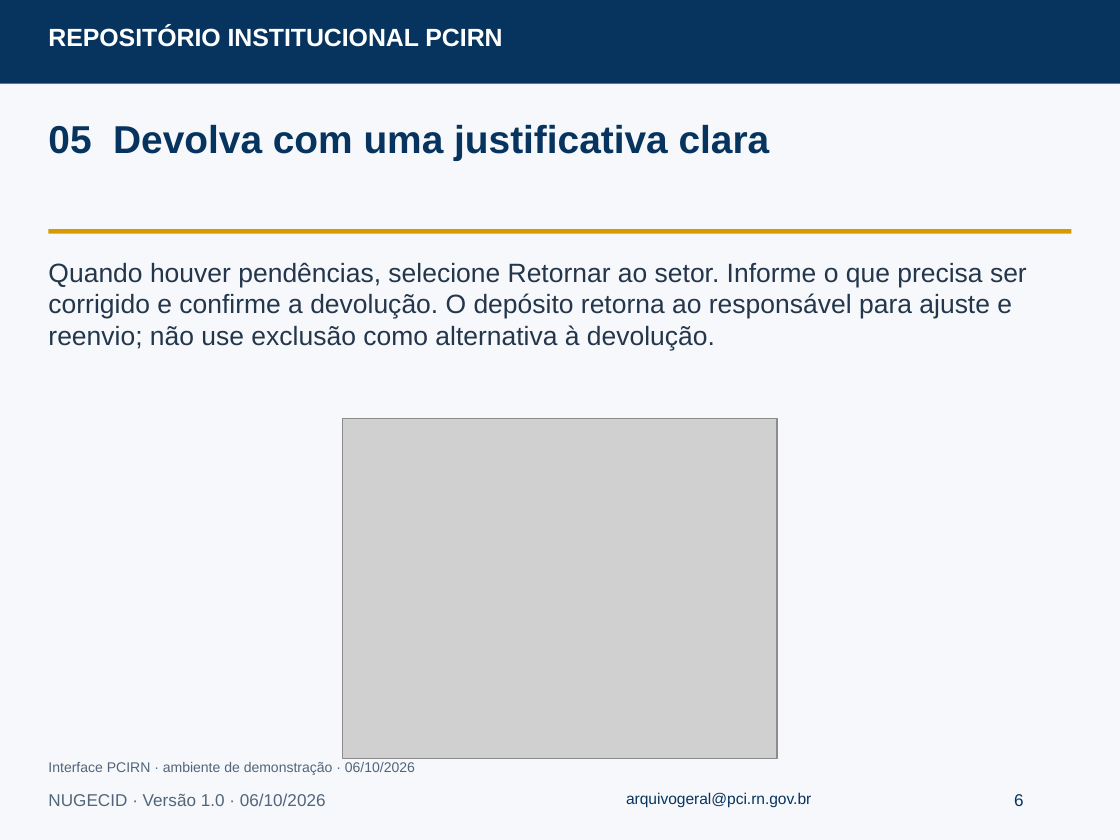
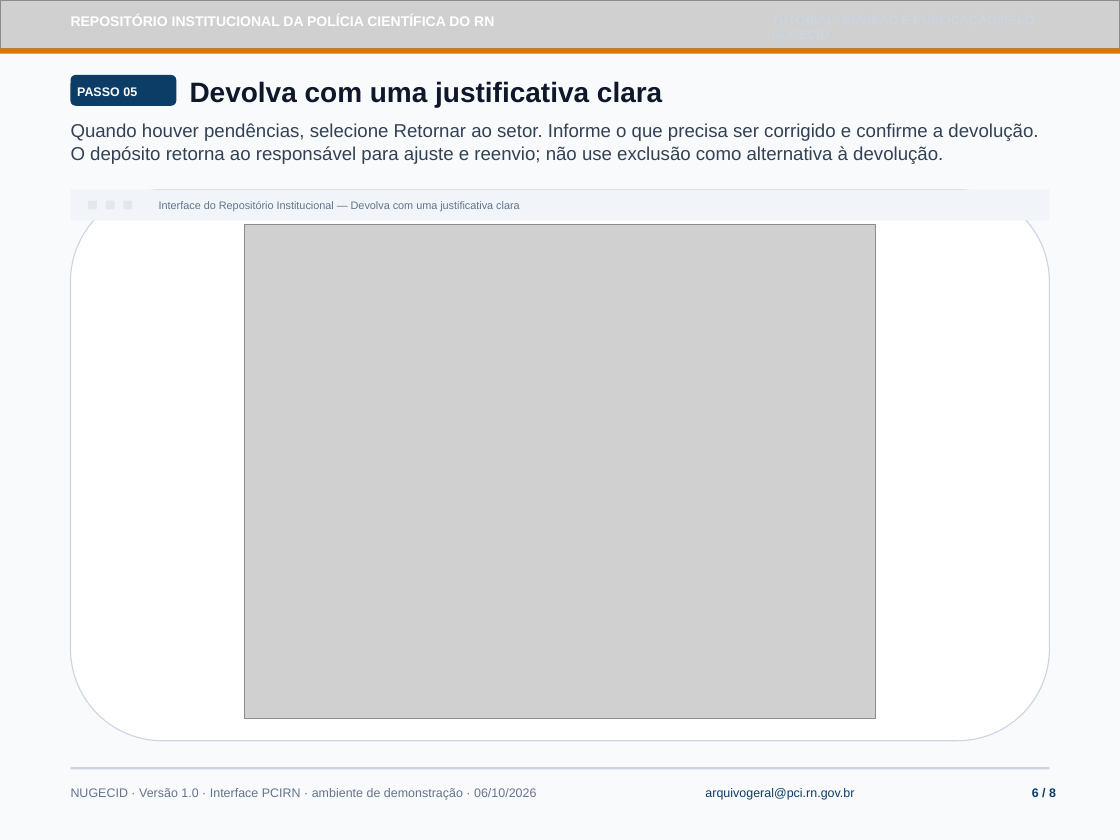
Before and after one commit to kevintestegit/dspace-pcirn, a slide deck: slide 6 of docs/tutoriais/revisao-publicacao.odp. Drawn at 1120x840 pixels with LibreOffice and Linux fonts; fonts in the diff are those of the drawing; grey boxes stand for pictures. Boxes give left, top, right and bottom in pixels: in the first picture for what was removed or moved away, otherwise in the second. Text is boxed around its words. In the diff, an @@ line names an element or a change of style, - is before the commit and + after.

Commit message:
feat(tutoriais): redesign tutorial presentations with official PCIRN visual kit
- Apply official PCIRN visual identity (textured header, coat of arms, gold micro-strip)
- Redesign cover slides, step indicator badges, and 3-stage governance flow
- Replace partial home crop with full homepage capture and search highlight
- Add adaptive viewport framing with operational guidance cards for narrow captures
- Regenerate all 5 tutorial ODP sources and tagged PDF documents
- Bump dspace-angular submodule with updated catalog and exported PDFs

```diff
--- a/docs/tutoriais/revisao-publicacao.odp
+++ b/docs/tutoriais/revisao-publicacao.odp
@@ rectangle at (0,0,1120,840): fill #F6F8FB to #F8FAFC @@
@@ picture added at (0,0,1120,48) @@
@@ text removed at (48,26,502,47) @@
-REPOSITÓRIO INSTITUCIONAL PCIRN
@@ text added at (71,17,494,26), 9 pt, text #FFFFFF, bold @@
+REPOSITÓRIO INSTITUCIONAL DA POLÍCIA CIENTÍFICA DO RN
@@ rectangle: place and size @@
-rectangle at (0,0,1120,84)
+rectangle at (0,48,1120,54)
@@ rectangle at (0,48,1120,54): fill #07345F to #D97706 @@
@@ rounded rectangle added at (71,75,176,106), fill #0C3D67 @@
@@ text added at (77,87,137,96), 8 pt, text #FFFFFF, bold @@
+PASSO 05
@@ text at (190,81,662,108): text changed; size 25 to 18 pt; text colour #07345F to #0F172A @@
-05 Devolva com uma justificativa clara
+Devolva com uma justificativa clara
@@ text "Quando houver pendências, selecione Retornar ...": place and size @@
-text "Quando houver pendências, selecione Retornar ..." at (48,262,1027,351)
+text "Quando houver pendências, selecione Retornar ..." at (71,123,1038,164)
@@ text "Quando houver pendências, selecione Retornar ..." at (71,123,1038,164): size 17 to 12 pt, text colour #24364B to #334155 @@
@@ rectangle: place and size @@
-rectangle at (48,230,1071,234)
+rectangle at (71,189,1049,221)
@@ rectangle at (71,189,1049,221): fill #D79B00 to #F1F5F9 @@
@@ rounded rectangle added at (71,189,1049,740), fill #FFFFFF, outline #CBD5E1 0.71 pt @@
@@ rounded rectangle added at (88,200,97,209), fill #E2E8F0 @@
@@ rounded rectangle added at (105,200,114,209), fill #E2E8F0 @@
@@ rounded rectangle added at (123,200,132,209), fill #E2E8F0 @@
@@ text added at (159,201,520,211), 7 pt, text #64748B @@
+Interface do Repositório Institucional — Devolva com uma justificativa clara
@@ picture: place and size @@
-picture at (343,419,777,758)
+picture at (244,225,876,719)
@@ text removed at (48,762,415,775) @@
-Interface PCIRN · ambiente de demonstração · 06/10/2026
@@ rectangle added at (71,767,1049,769), fill #CBD5E1 @@
@@ text at (71,788,536,800): text changed; size 11 to 8 pt; text colour #52657B to #64748B @@
-NUGECID · Versão 1.0 · 06/10/2026
+NUGECID · Versão 1.0 · Interface PCIRN · ambiente de demonstração · 06/10/2026
@@ text "arquivogeral@pci.rn.gov.br": place and size @@
-text "arquivogeral@pci.rn.gov.br" at (626,792,811,808)
+text "arquivogeral@pci.rn.gov.br" at (705,788,854,800)
@@ text "arquivogeral@pci.rn.gov.br" at (705,788,854,800): size 10 to 8 pt, text colour #07345F to #0C3D67 @@
@@ text at (1032,787,1056,800): text changed; size 11 to 8 pt; text colour #07345F to #0C3D67; bold on @@
-6
+6 / 8
```
Also in this commit, not shown: 7 other slides changed, 12 other files.
